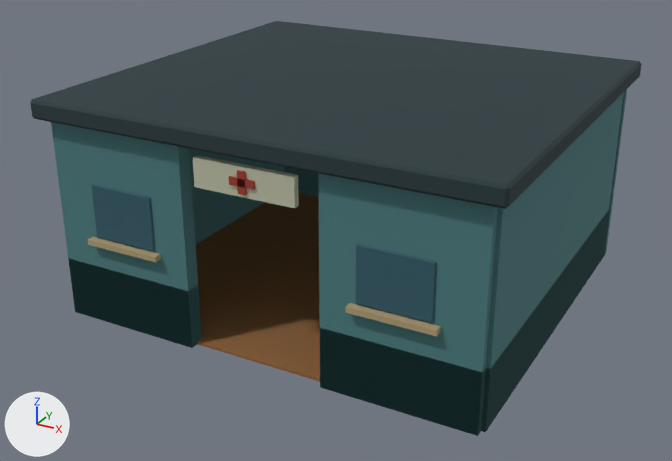
The Blender file art/source/building_clinic.blend as it was, and as the next commit left it.
Both versions are drawn from a 50 mm lens placed at (5.4, -7.9, 5.89), pointed at (-0.1, 2.1, 0.89). Arrows for +X, +Y and +Z are at lower left; the lights stay in place. The older version comes first.

Names of what the first picture shows: 'DD_Cut_East', 'DD_Cut_Front_-1', 'DD_Cut_Front_1', 'DD_Hide_East', 'DD_Hide_Front_-1', 'DD_Hide_Front_1', 'DD_Hide_Roof', 'DD_Hide_Sign', 'DD_Hide_Window_-1', 'DD_Hide_Window_1', 'DD_Keep_Back', 'DD_Keep_Floor', 'DD_Keep_West' and 4 more.
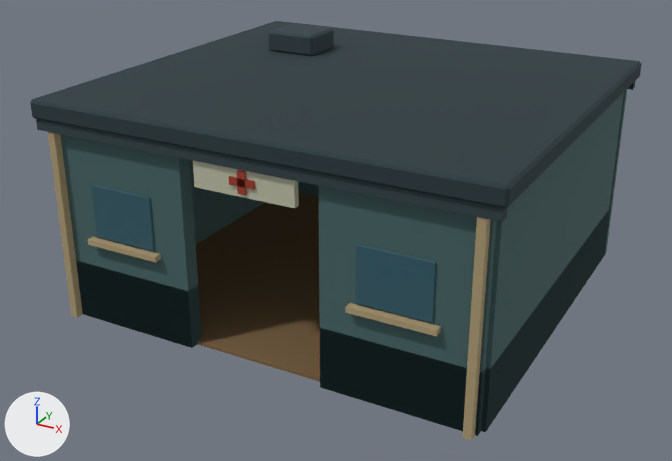
Boxes (x1, y1, x2, y2) around the edits, measured in the pictures (672 x 461 px):
'DD_Hide_Front_1', recoloured (cyan to dark cyan)
    both: (318, 185, 497, 436)
'DD_Hide_East', recoloured (cyan to dark cyan)
    both: (486, 92, 625, 372)
'DD_Hide_Front_-1', recoloured (cyan to dark cyan)
    both: (60, 134, 198, 341)
'DD_Hide_FrontFascia', added
    after: (36, 119, 508, 222)
'DD_Hide_FrontCorner.001', added (beige)
    after: (463, 217, 490, 440)
'DD_Hide_FrontCorner', added (beige)
    after: (48, 132, 83, 317)
'DD_Hide_RoofVent', added
    after: (268, 23, 334, 56)

The change in detail:
Material 'DD_wood_light' (mat_dd_wood_light) changes colour from brown #8f6338 to brown #7a6140; in linear values from (0.274, 0.126, 0.0397) to (0.196, 0.119, 0.0509).
Material 'DD_clinic' (mat_dd_clinic) changes colour from cyan #4a7a7d to dark cyan #456363; in linear values from (0.0684, 0.196, 0.205) to (0.0593, 0.126, 0.126).
Material 'DD_steel' (mat_dd_steel) is new.
Its base color is (0.0301, 0.0509, 0.0593) (dark cyan #304045).
Its roughness is 0.93.
Mesh me_cube_020 is new.
It is a box spanning x -0.05..0.05, y -0.05..0.05, z -1.3..1.3.
It uses material mat_dd_cream (beige #ad9b75).
Mesh me_cube_018 is new.
It is a box spanning x -2.92..2.92, y -0.06..0.06, z -0.08..0.08.
It uses material mat_dd_steel (dark cyan #304045).
Mesh me_cube_014_1 is new.
It has 24 vertices, 26 faces and spans x -0.375..0.375, y -0.325..0.325, z -0.15..0.15.
It uses material mat_dd_steel (dark cyan #304045).
Object 'DD_Hide_FrontCorner.001' (ob_dd_hide_frontcorner_001) is new; it shows me_cube_020.
Its location is (2.72, -0.15, 1.3).
Object 'DD_Hide_FrontCorner' (ob_dd_hide_frontcorner) is new; it shows a copy of me_cube_020.
Its location is (-2.72, -0.15, 1.3).
Object 'DD_Hide_FrontFascia' (ob_dd_hide_frontfascia) is new; it shows me_cube_018.
Its location is (0.0, -0.15, 2.58).
Object 'DD_Hide_RoofVent' (ob_dd_hide_roofvent) is new; it shows me_cube_014_1.
Its location is (-1.5, 3.6, 3.02).
